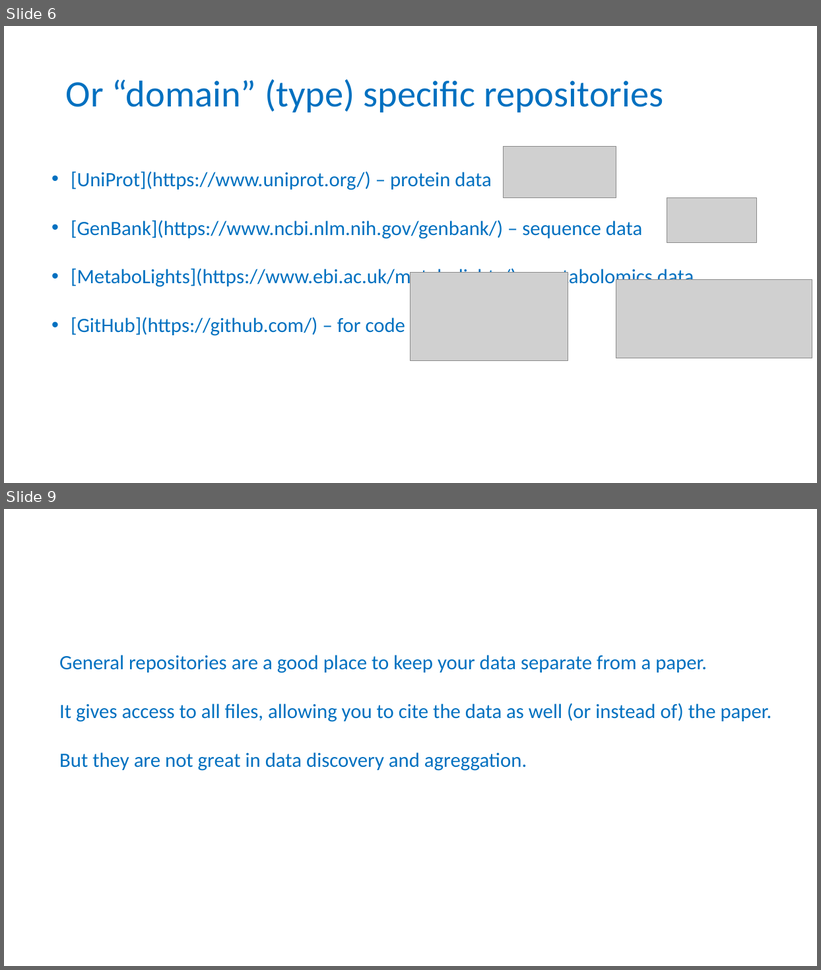
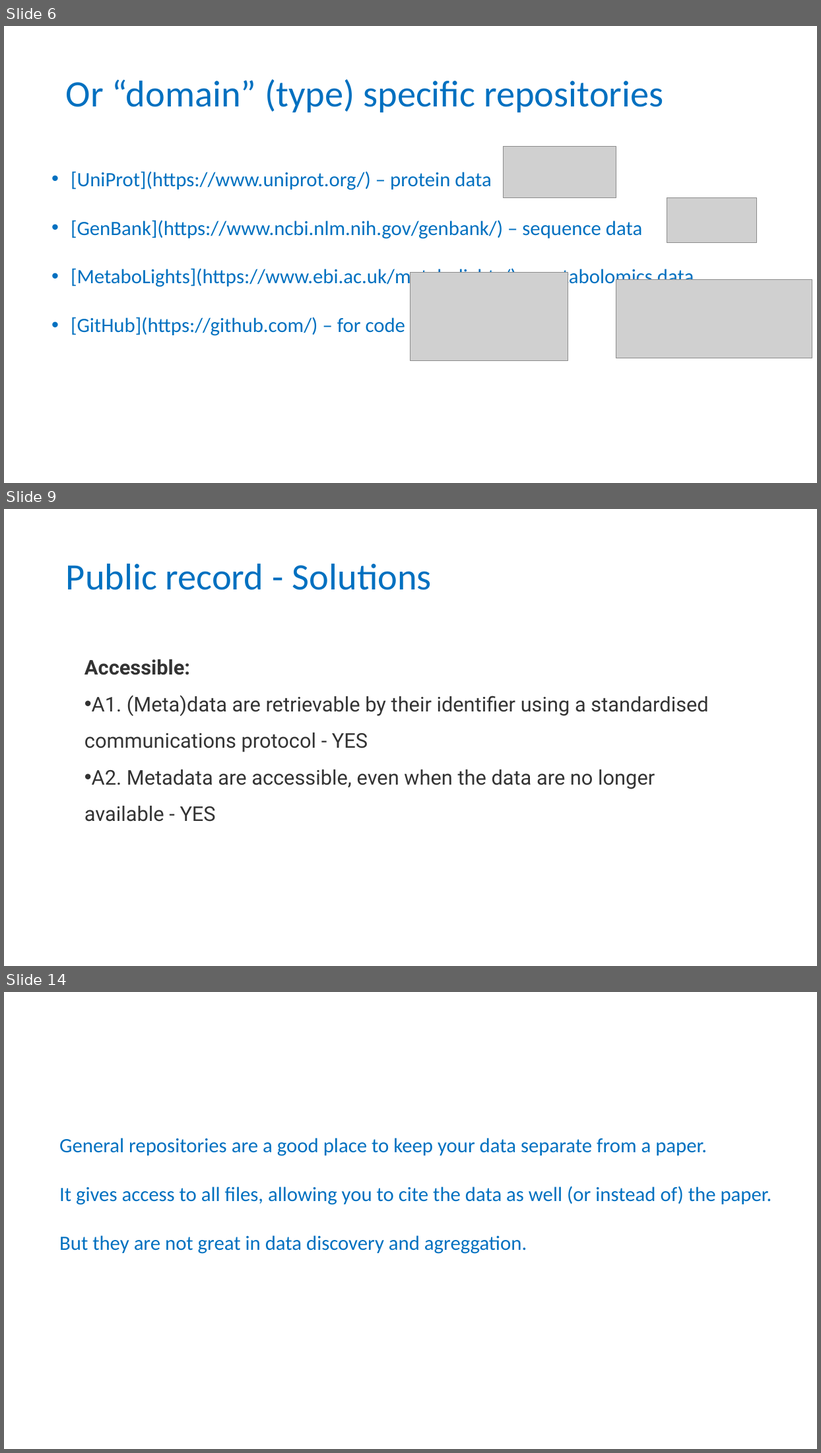
Before and after one commit to tobyhodges/solid-waddle, a slide deck: instructors/13-Repositories_v2.0.pptx. Shown one above the other, each under a label of ours: slides 6 and 9 before the commit, slides 6, 9 and 14 after it; the slides between them are not shown. The pictures are 821x970 and 821x1453 pixels, drawn with LibreOffice and Linux fonts; fonts in the diff are those of the drawing; grey boxes stand for pictures; background and template pictures are left out. Boxes give left, top, right and bottom in pixels: in the first picture for what was removed or moved away, otherwise in the second. Text is boxed around its words. In the diff, an @@ line names an element or a change of style, - is before the commit and + after.

Commit message:
modified slides for data repositories

```diff
--- a/instructors/13-Repositories_v2.0.pptx
+++ b/instructors/13-Repositories_v2.0.pptx
@@ slide 9 added at bbox=[4, 509, 817, 966], background #FFFFFF @@
@@ title added at bbox=[66, 563, 432, 590], 44 pt, text #0070C0 @@
+Public record - Solutions
@@ text added at bbox=[85, 659, 708, 789], 24 pt, text #333333 @@
+Accessible:
+• A1. (Meta)data are retrievable by their identifier using a standardised communications protocol - YES
+• A2. Metadata are accessible, even when the data are no longer available - YES
@@ what was slide 9 is now slide 14 @@
```
Also in this commit, not shown: 5 slides changed, 7 other slides added.
